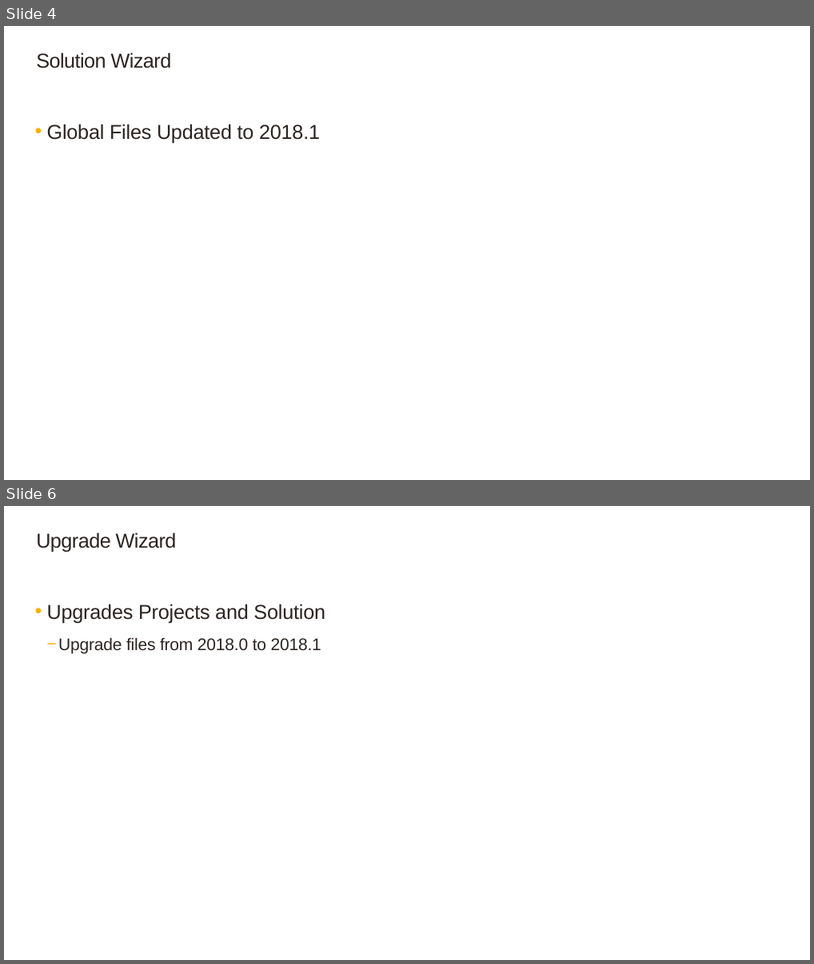
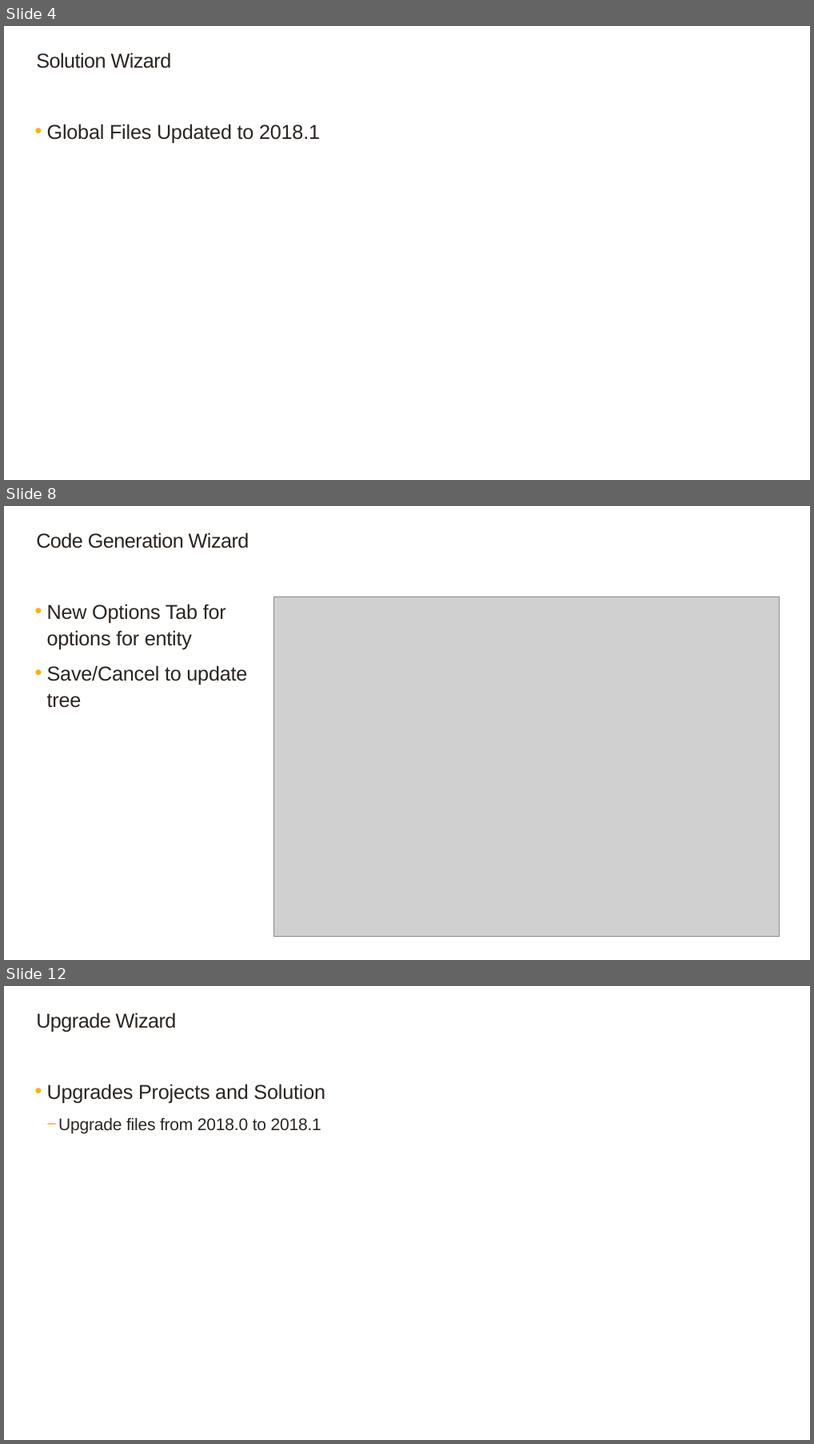
Before and after one commit to SageNADev/Sage300-SDK, a slide deck: docs/presentations/Sage300SDK_2018.1WebSDKOverview.pptx. Shown one above the other, each under a label of ours: slides 4 and 6 before the commit, slides 4, 8 and 12 after it; the slides between them are not shown. The pictures are 814x964 and 814x1444 pixels, drawn with LibreOffice and Linux fonts; fonts in the diff are those of the drawing; grey boxes stand for pictures; background and template pictures are left out. Boxes give left, top, right and bottom in pixels: in the first picture for what was removed or moved away, otherwise in the second. Text is boxed around its words. In the diff, an @@ line names an element or a change of style, - is before the commit and + after.

```diff
--- a/docs/presentations/Sage300SDK_2018.1WebSDKOverview.pptx
+++ b/docs/presentations/Sage300SDK_2018.1WebSDKOverview.pptx
@@ slide 8 added at <box>4,506,810,960</box>, background #FFFFFF @@
@@ title added at <box>36,532,250,548</box>, 24 pt, text #2B2421 @@
+Code Generation Wizard
@@ picture added at <box>274,596,779,936</box> @@
@@ text added at <box>47,604,247,708</box>, 24 pt, text #2B2421 @@
+  • New Options Tab for options for entity
+  • Save/Cancel to update tree
@@ what was slide 6 is now slide 12 @@
```
Also in this commit, not shown: 4 slides changed, 7 other slides added, 1 other file.
